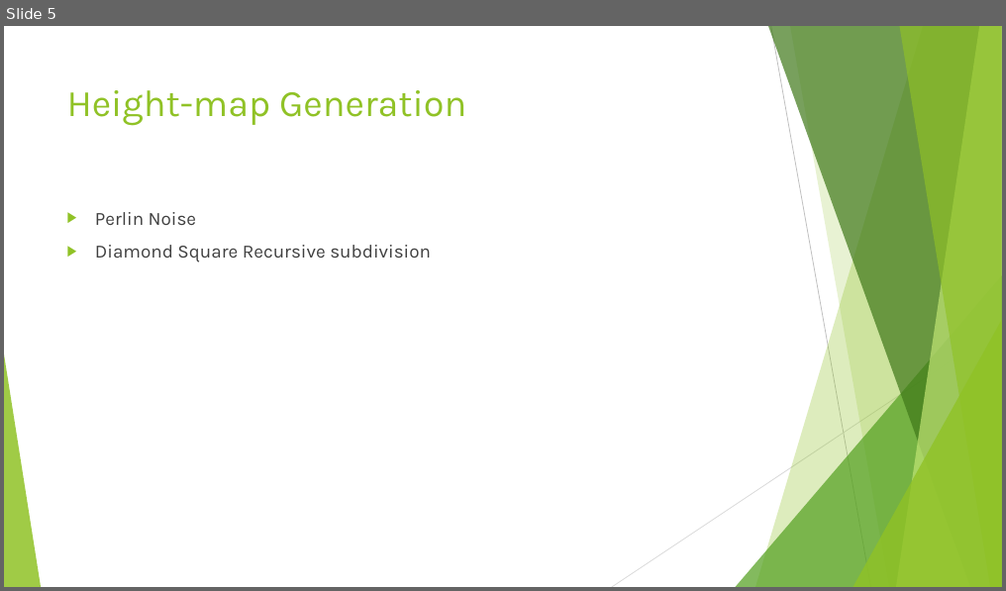
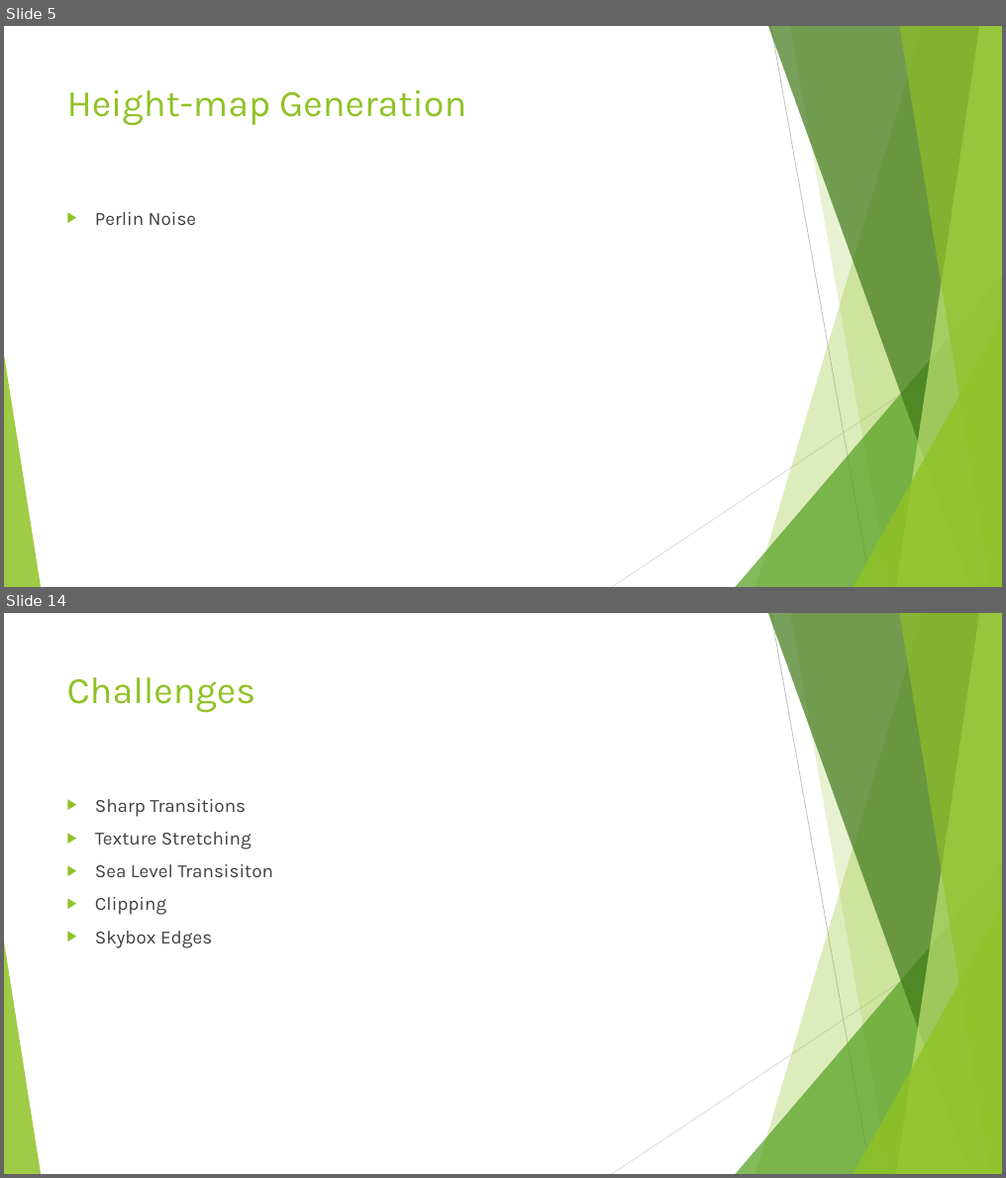
Before and after one commit to KarteekKumarM/MountainTerrain, a slide deck: docs/Presentation.pptx. Shown one above the other, each under a label of ours: slide 5 before the commit, slides 5 and 14 after it; the slides between them are not shown. The pictures are 1006x591 and 1006x1178 pixels, drawn with LibreOffice and Linux fonts; fonts in the diff are those of the drawing. Boxes give left, top, right and bottom in pixels: in the first picture for what was removed or moved away, otherwise in the second. Text is boxed around its words. In the diff, an @@ line names an element or a change of style, - is before the commit and + after.

```diff
--- a/docs/Presentation.pptx
+++ b/docs/Presentation.pptx
@@ slide 14 added at (x1=4, y1=613, x2=1002, y2=1174), background #FFFFFF; not listed: 10 template elements that a slide beside it also shows @@
@@ title added at (x1=67, y1=677, x2=256, y2=713), 36 pt, text #90C226 @@
+Challenges
@@ text added at (x1=95, y1=799, x2=273, y2=949), 18 pt, text #404040 @@
+▶ Sharp Transitions
+▶ Texture Stretching
+▶ Sea Level Transisiton
+▶ Clipping
+▶ Skybox Edges
@@ slide 5 changed as well @@
@@ text at (x1=95, y1=245, x2=431, y2=263): paragraph removed @@
-▶ Diamond Square Recursive subdivision
```
Also in this commit, not shown: 2 other slides changed, 12 other slides added, 5 slides removed, 4 other files.
